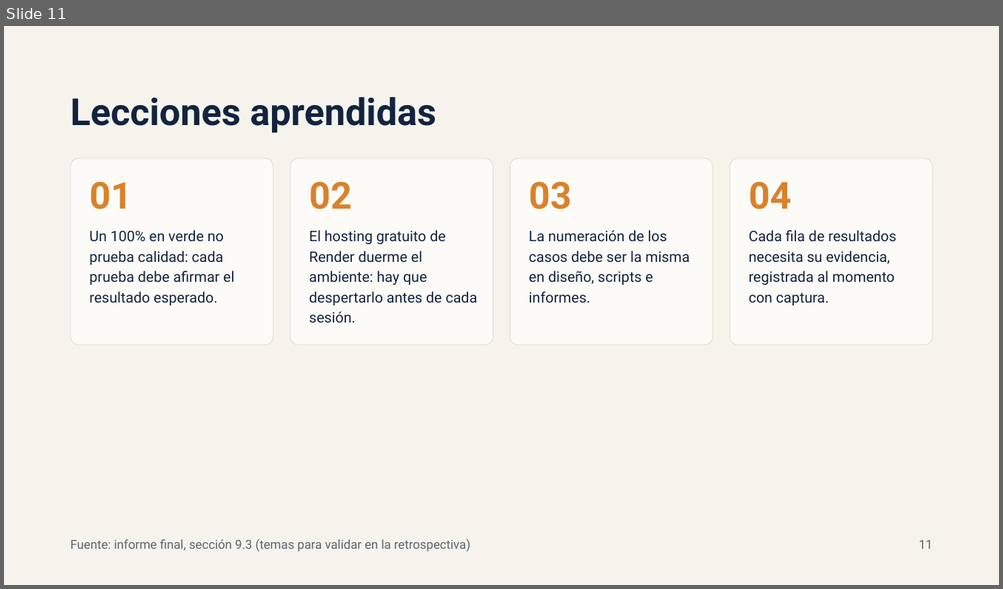
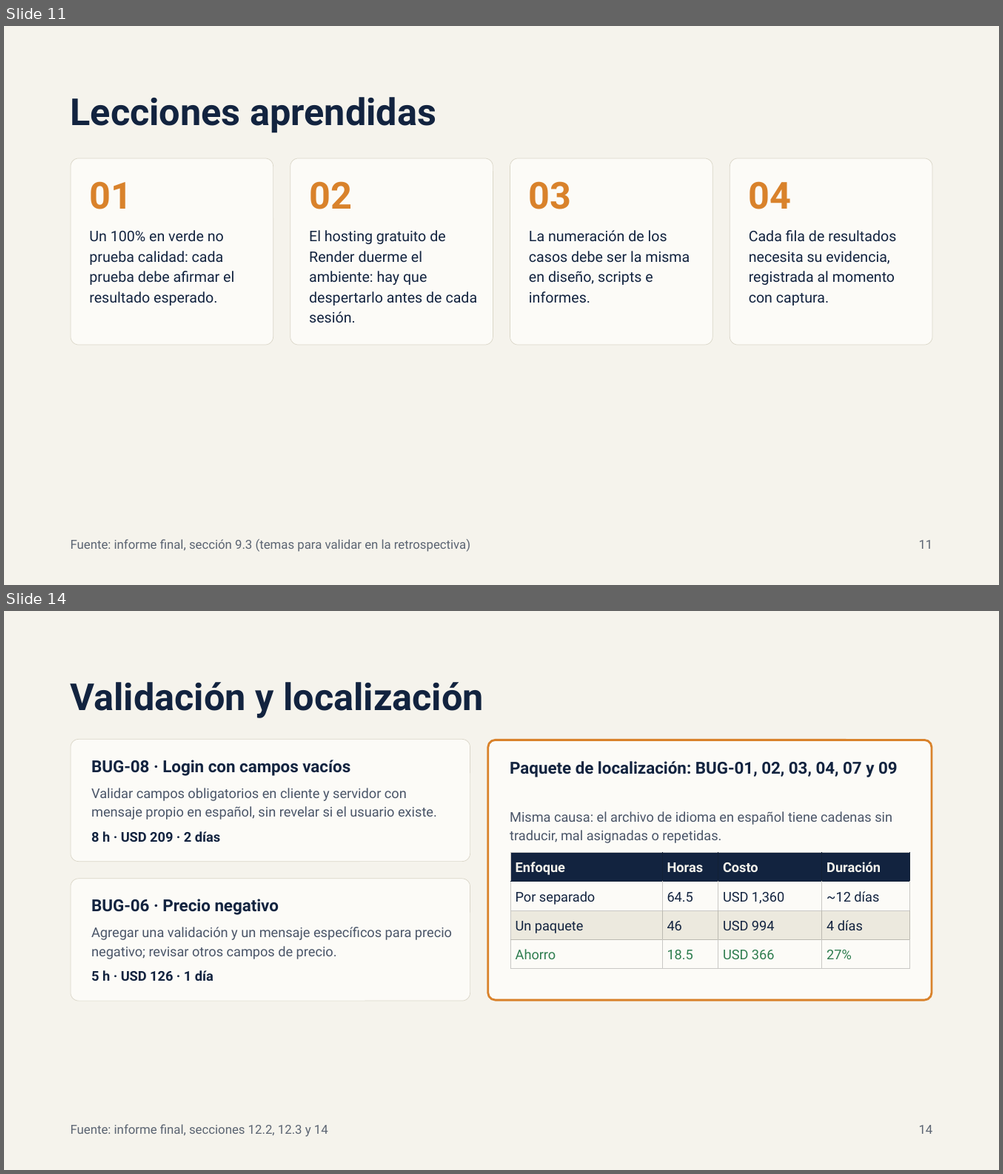
Before and after one commit to csc-neo/proyecto-final-qa, a slide deck: presentacion/QA FrontAccounting 2.4.20 — Resumen ejecutivo.pptx. Shown one above the other, each under a label of ours: slide 11 before the commit, slides 11 and 14 after it; the slides between them are not shown. The pictures are 1003x589 and 1003x1174 pixels, drawn with LibreOffice and Linux fonts; fonts in the diff are those of the drawing. Boxes give left, top, right and bottom in pixels: in the first picture for what was removed or moved away, otherwise in the second. Text is boxed around its words. In the diff, an @@ line names an element or a change of style, - is before the commit and + after.

```diff
--- a/presentacion/QA FrontAccounting 2.4.20 — Resumen ejecutivo.pptx
+++ b/presentacion/QA FrontAccounting 2.4.20 — Resumen ejecutivo.pptx
@@ slide 14 added at (x1=4, y1=611, x2=999, y2=1170), background #F5F3EC @@
@@ title added at (x1=71, y1=682, x2=484, y2=718), 36 pt, text #12233F, bold @@
+Validación y localización
@@ rounded rectangle added at (x1=71, y1=739, x2=469, y2=862), fill #FCFBF7, outline #DAD6C8 0.5 pt @@
@@ rounded rectangle added at (x1=488, y1=740, x2=931, y2=1000), fill #FCFBF7, outline #D9822B 2 pt @@
@@ text added at (x1=91, y1=760, x2=350, y2=776), 16 pt, text #12233F, bold @@
+BUG-08 · Login con campos vacíos
@@ text added at (x1=509, y1=761, x2=897, y2=777), 16 pt, text #12233F, bold @@
+Paquete de localización: BUG-01, 02, 03, 04, 07 y 09
@@ text added at (x1=91, y1=788, x2=437, y2=820), 13 pt, text #4A5568 @@
+Validar campos obligatorios en cliente y servidor con mensaje propio en español, sin revelar si el usuario existe.
@@ text added at (x1=91, y1=832, x2=220, y2=842), 13 pt, text #12233F, bold @@
+8 h · USD 209 · 2 días
@@ text added at (x1=509, y1=812, x2=892, y2=843), 13 pt, text #4A5568 @@
+Misma causa: el archivo de idioma en español tiene cadenas sin traducir, mal asignadas o repetidas.
@@ table added at (x1=511, y1=853, x2=910, y2=969), 4 rows, 4 columns @@
+Enfoque | Horas | Costo | Duración
+Por separado | 64.5 | USD 1,360 | ~12 días
+Un paquete | 46 | USD 994 | 4 días
+Ahorro | 18.5 | USD 366 | 27%
@@ rounded rectangle added at (x1=71, y1=879, x2=469, y2=1001), fill #FCFBF7, outline #DAD6C8 0.5 pt @@
@@ text added at (x1=91, y1=899, x2=279, y2=915), 16 pt, text #12233F, bold @@
+BUG-06 · Precio negativo
@@ text added at (x1=91, y1=927, x2=452, y2=960), 13 pt, text #4A5568 @@
+Agregar una validación y un mensaje específicos para precio negativo; revisar otros campos de precio.
@@ text added at (x1=91, y1=971, x2=213, y2=981), 13 pt, text #12233F, bold @@
+5 h · USD 126 · 1 día
@@ text added at (x1=71, y1=1125, x2=328, y2=1137), 12 pt, text #5B6472 @@
+Fuente: informe final, secciones 12.2, 12.3 y 14
@@ text added at (x1=919, y1=1125, x2=933, y2=1134), 12 pt, text #5B6472 @@
+14
```
Also in this commit, not shown: 1 slide changed, 8 other slides added.
